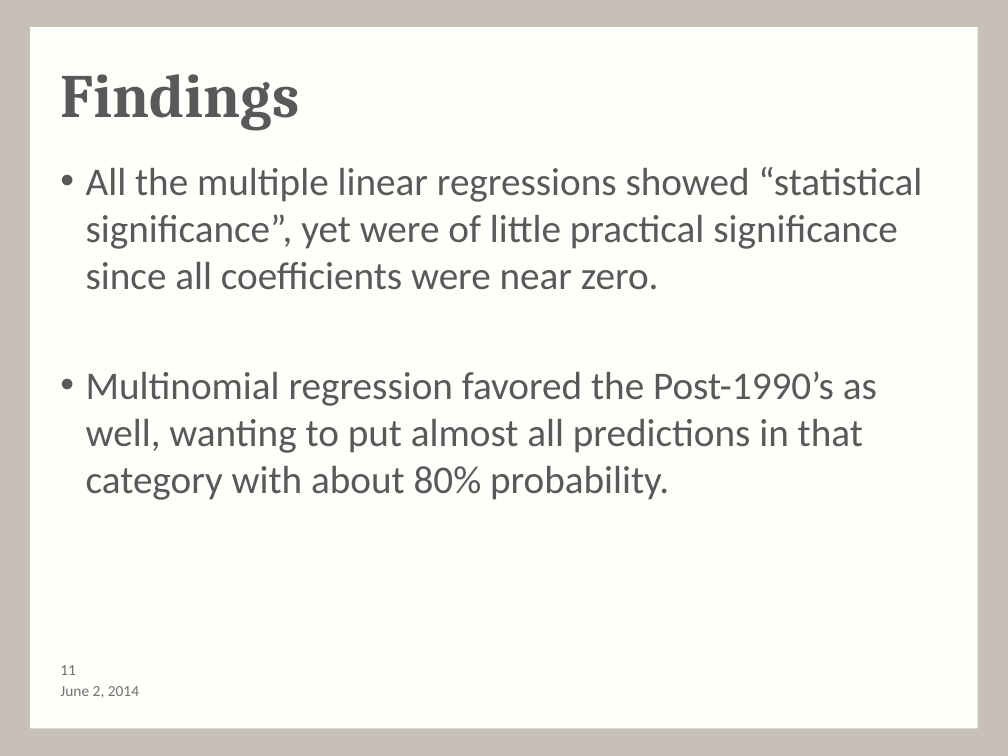
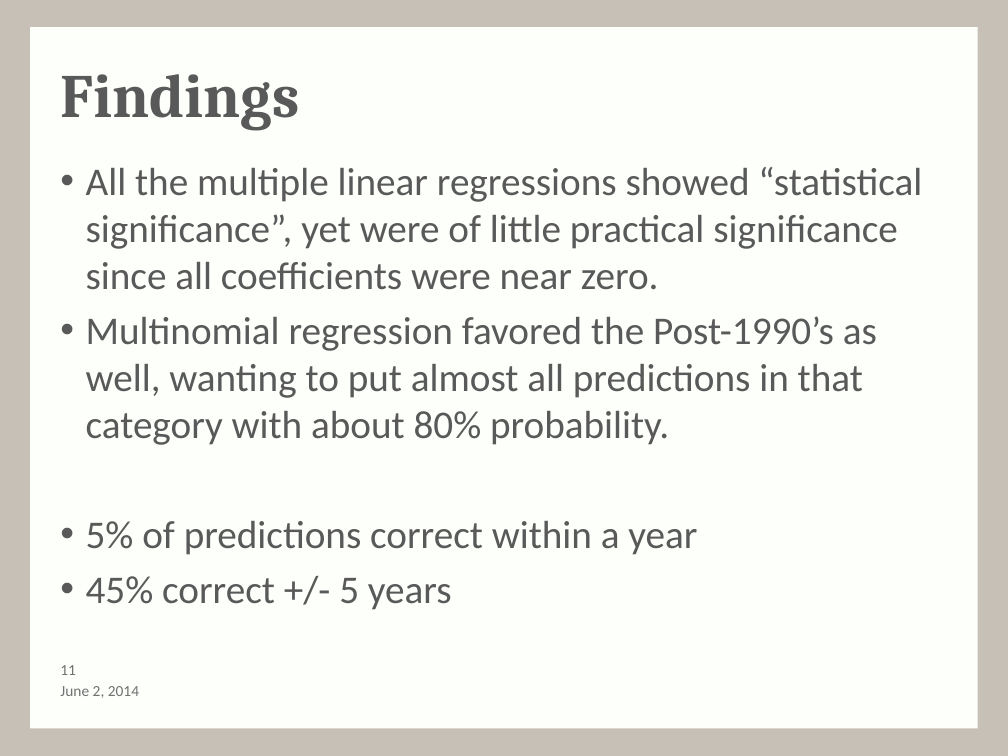
Before and after one commit to andy-olstad/POGSproj3, a slide deck: slide 11 of Project3_presentation-1.pptx. Drawn at 1008x756 pixels with LibreOffice and Linux fonts; fonts in the diff are those of the drawing; background and template pictures are left out. Boxes give left, top, right and bottom in pixels: in the first picture for what was removed or moved away, otherwise in the second. Text is boxed around its words. In the diff, an @@ line names an element or a change of style, - is before the commit and + after.

```diff
--- a/Project3_presentation-1.pptx
+++ b/Project3_presentation-1.pptx
@@ text at box(86, 521, 697, 610): paragraphs added @@
+• 5% of predictions correct within a year
+• 45% correct +/- 5 years
```
Also in this commit, not shown: 1 other slide changed.
